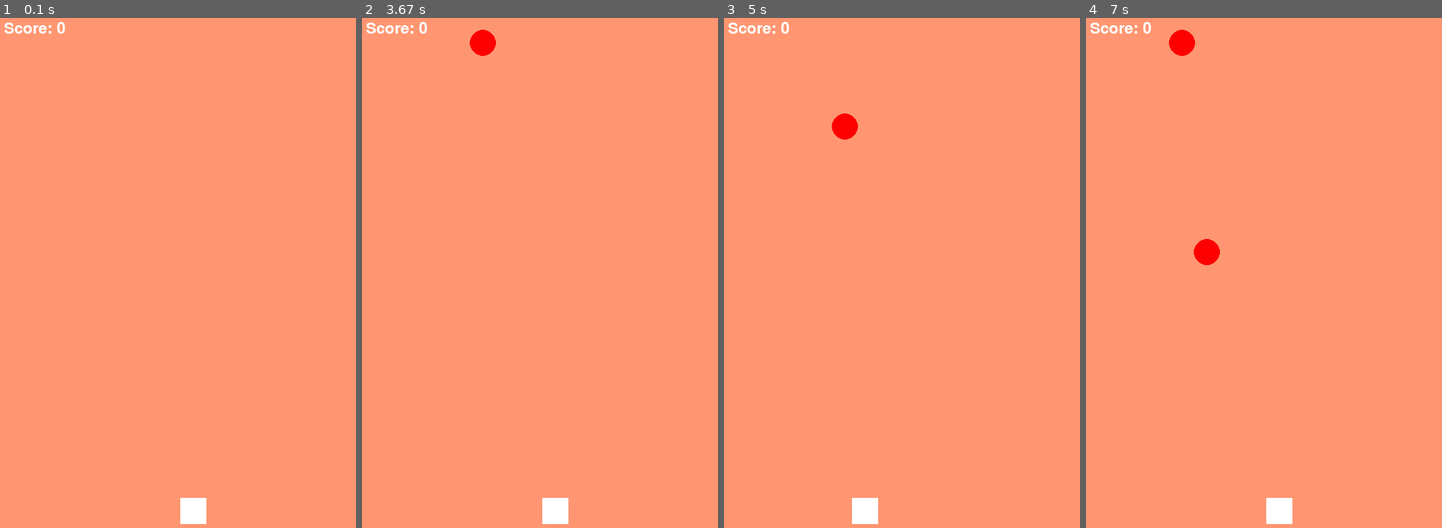
Above: before the commit, frames 1-4 (left to right).
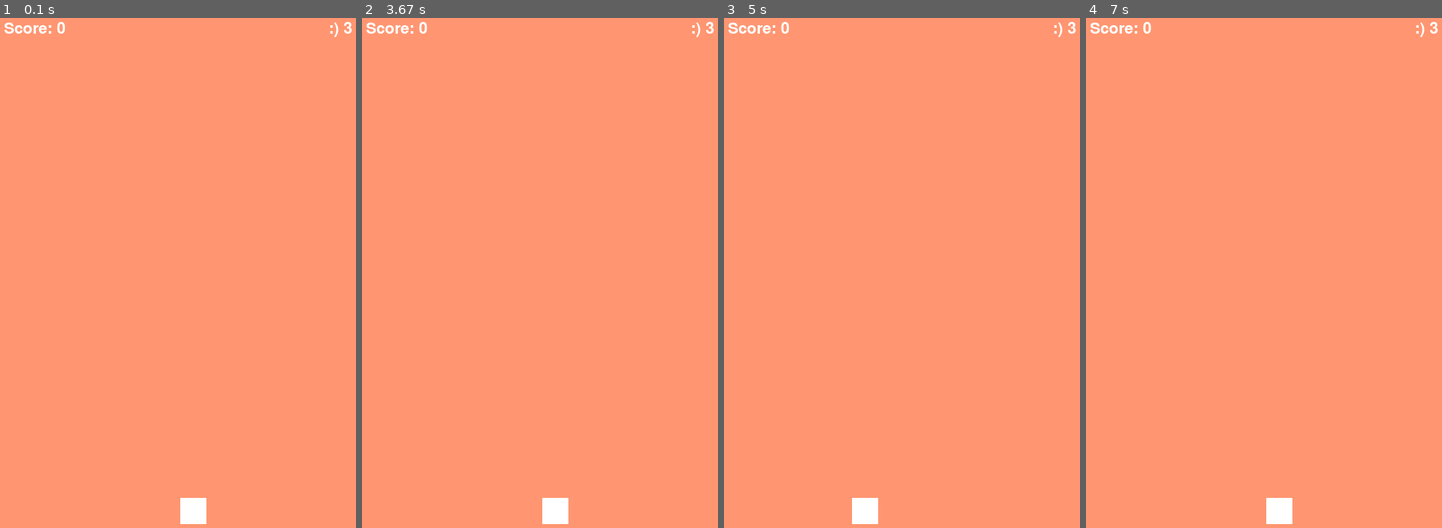
Above: after the commit, the same moments.

Repository: vijayganesh/pythonWorkshop
Game: pygame game, started from fallingBallon03/game.py
Two runs of this game, one before a commit and one after it. Both use one fixed random seed, a clock stepped at 60 frames per second and the inputs below.
Inputs:
- Up to frame 1 (0.1 s): no input
- Up to frame 2 (3.67 s): hold Left 0.33-0.87 s; hold Left 0.9-1.3 s; hold Right 1.33-1.97 s; hold Left 2-2.47 s; hold Right 2.5-2.97 s; hold Right 3-3.47 s; hold Left from 3.5 s (still down)
- Up to frame 3 (5 s): release Left at 4.03 s; hold Left 4.07-4.47 s; hold Right from 4.5 s (still down)
- Up to frame 4 (7 s): release Right at 5.13 s; hold Left 5.17-5.63 s; hold Right 5.67-6.13 s; hold Right 6.17-6.63 s; hold Left from 6.67 s (still down)

The runs differ from the first frame. In frame 1, less than 0.1% of the frame differs, in the area x 92-99%, y 0-4%; in frame 2, 0.3%; in frame 3, 0.3%; in frame 4, 0.6%, in the area x 23-99%, y 0-49%.

Commit message:
Added the GameEnd program

Diff:
--- a/fallingBallon03/game.py
+++ b/fallingBallon03/game.py
@@ -12,6 +12,7 @@
 window_height = 800
 clock = pygame.time.Clock()
 FPS = 12
+lives = 3
 displaySize = (window_width,window_height)
 screen = pygame.display.set_mode(displaySize)
 pygame.display.set_caption("First Games Window")
@@ -23,12 +24,12 @@
 falling_circles = pygame.sprite.Group()
 all_sprites = pygame.sprite.Group()
 all_sprites.add(actor)
-scoreboard = sc.scoreBoard(font="none",color=(255,255,255),size=24)
-speed = 10;
+scoreboard = sc.scoreBoard(font="none",color=(255,255,255),size=24,lives=lives)
+speed = 100
 # this should be 1 to have max speed
 genTrue = 0
 scores = 0
-lives = 3;
+#scoreupdate = (scores,lives)
 running = True
 while running:
     dt = clock.tick(FPS) / speed
@@ -44,12 +45,18 @@
         # Remove the circle if it hits the bottom boundary
         if circle.rect.top > window_height:
             circle.kill()
+            #lives -= 1
+            #scoreboard.update([scores,lives])
+            scoreboard.updatelife()
+            if(scoreboard.lives <= 0):
+                running = False
 
         # Check for collisions with the actor
         if pygame.sprite.collide_rect(circle, actor):
             #running = False  # End the game on collision
             scores += 1
-            scoreboard.update(scores)
+            scoreboard.updatepoints()
+            #scoreboard.update([scores,lives])
             circle.kill()
     # Update the actor
     actor.update()
@@ -76,6 +83,15 @@
     pygame.display.flip()
 
 
+## Display the Game over message if lives are not available
+
+if scoreboard.lives <= 0:
+    gameExitFont = pygame.font.Font(None,100)
+    gameExit = scoreboard.font.render("Game Over  :( ", True, (255, 255, 255))
+    gameExitRect = gameExit.get_rect(center=(window_width//2,window_height//2))
+    screen.blit(gameExit,gameExitRect)
+    pygame.display.flip()
+    pygame.time.delay(2000)
 
 pygame.quit()
 sys.exit()
--- a/fallingBallon03/scoreBoard.py
+++ b/fallingBallon03/scoreBoard.py
@@ -4,17 +4,27 @@
 class scoreBoard(pygame.sprite.Sprite):
     """docstring for scoreBoard."""
 
-    def __init__(self, font,color,size):
+    def __init__(self, font,color,size,lives):
         super(scoreBoard, self).__init__()
         self.font = self.font = pygame.font.Font(None, 36)
         self.size = size
         self.color = color
-        self.value = "0"
+        self.value = 0
+        self.lives = lives
         #initBoard()
 
+    def updatelife(self):
+        self.lives -= 1
+    def updatepoints(self,points=1):
+        self.value += points
+
     def update(self,values):
-        self.value = values
+        self.value = values[0]
+        self.lives = values[1]
+        #print(f"The vlaues are {values}")
 
     def display(self,screen):
         score_text = self.font.render(f"Score: {self.value}", True, (255, 255, 255))
+        lives_text = self.font.render(f" :) {self.lives}", True, (255,255,255))
+        screen.blit(lives_text,(500,10))
         screen.blit(score_text, (10, 10))
